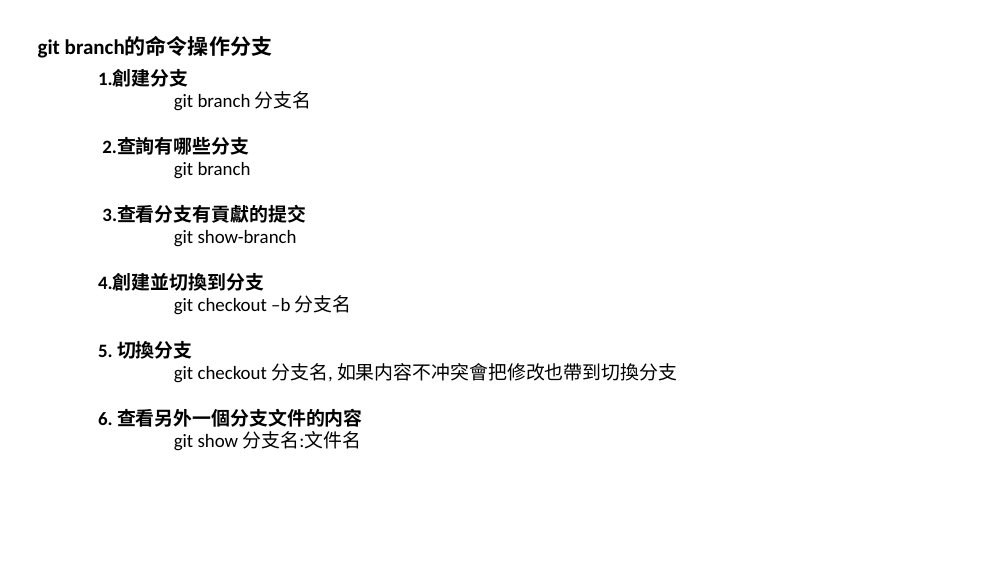
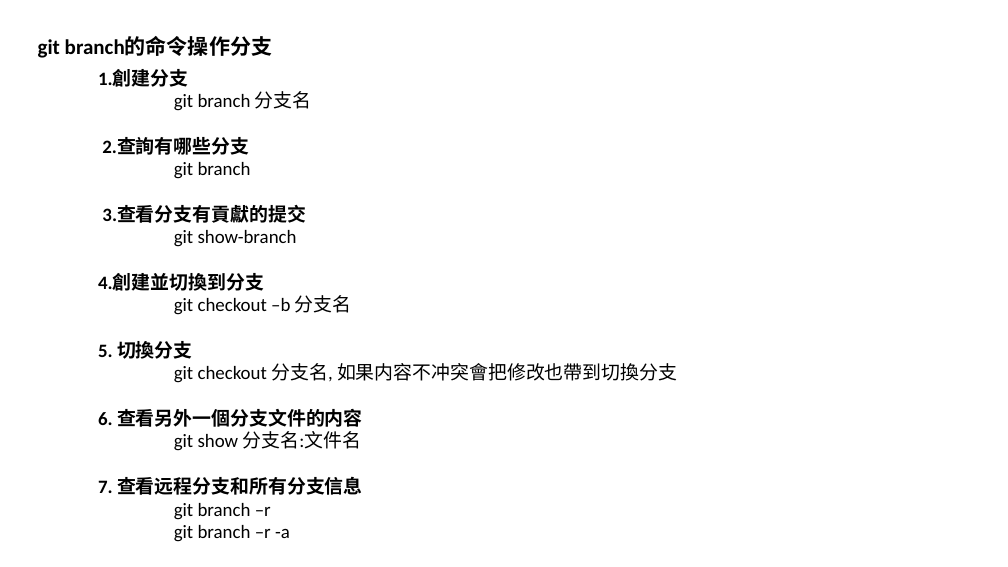
Before and after one commit to luchaojun/ChaojunStudy, a slide deck: slide 6 of GitStudy/GitStudy.pptx (slide 5 before the commit). Drawn at 1008x567 pixels with LibreOffice and Linux fonts; fonts in the diff are those of the drawing. Boxes give left, top, right and bottom in pixels: in the first picture for what was removed or moved away, otherwise in the second. Text is boxed around its words. In the diff, an @@ line names an element or a change of style, - is before the commit and + after.

```diff
--- a/GitStudy/GitStudy.pptx
+++ b/GitStudy/GitStudy.pptx
@@ text at [98, 477, 363, 542]: paragraphs added @@
+7. 查看远程分支和所有分支信息
+git branch –r
+git branch –r -a
```
Also in this commit, not shown: 1 other slide changed, 1 slide added.
